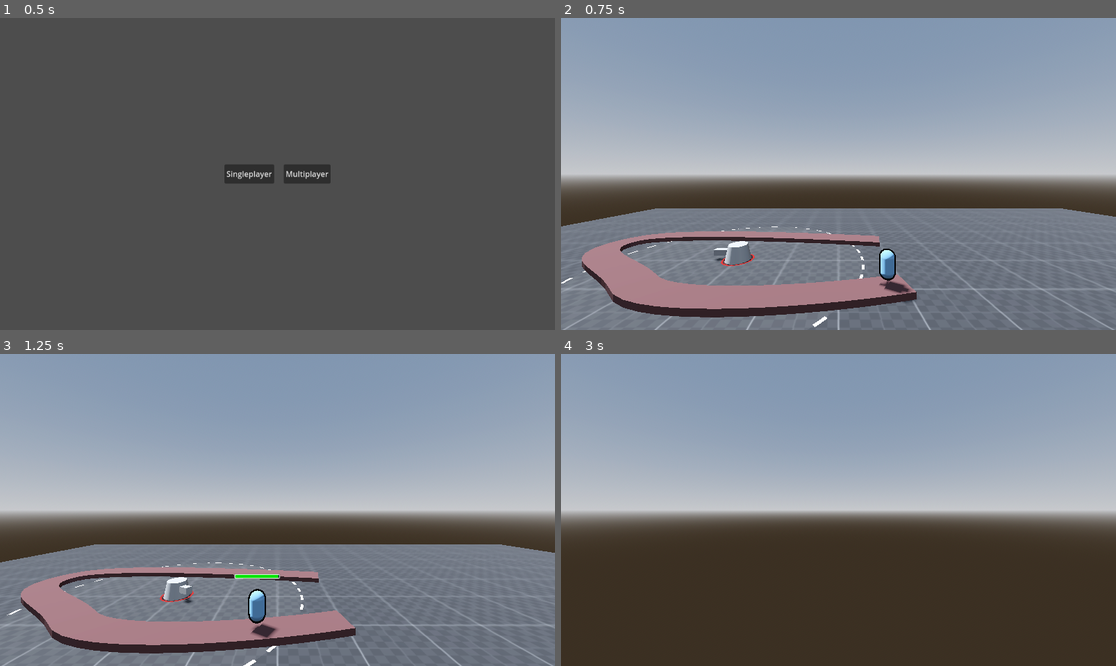
Above: before the commit, frames 1-4 (two rows, left to right).
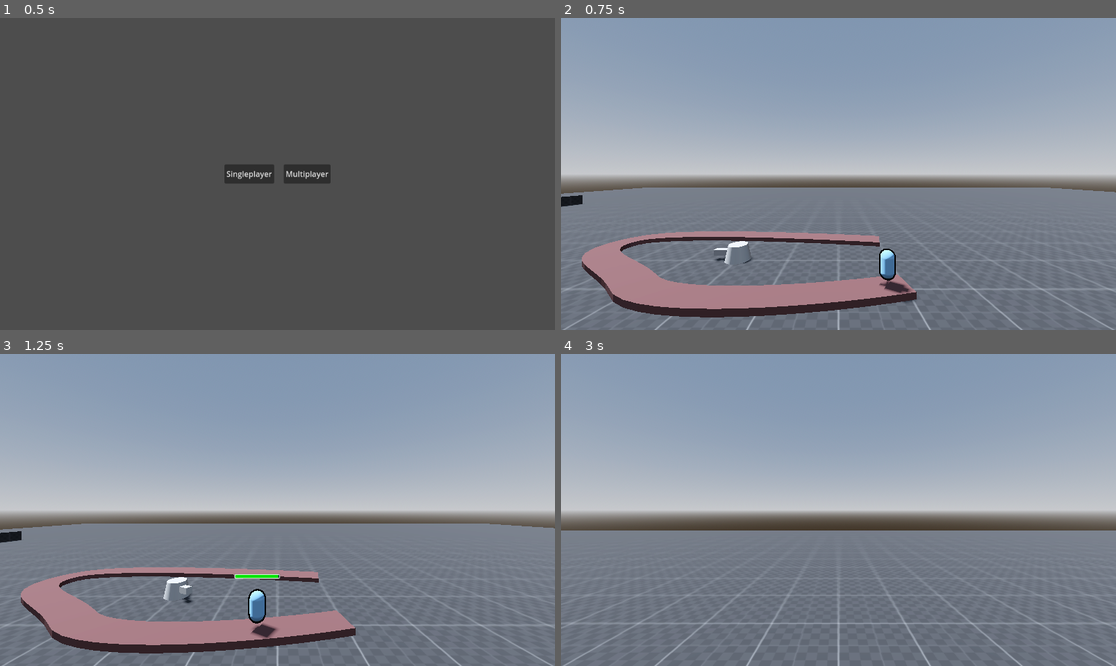
Above: after the commit, the same moments.

Repository: Acux-Dev/tdmonsters
Game: Godot game, scene res://Scenes/Menu/menu.tscn
The game is run twice, just before and just after one commit, with the same random seed, the same clock (stepped at 60 frames per second) and the same inputs. The project has no main scene, so this scene is started directly.
Inputs (mouse positions are in pixels of both pictures, inside the frame that each line leads up to):
- Up to frame 1 (0.5 s): no input
- Up to frame 2 (0.75 s): click "Singleplayer" at 0.5 s
- Up to frame 3 (1.25 s): no input
- Up to frame 4 (3 s): tap Enter (ui_accept) at 1.25, 1.52, 2.27 s; move the mouse to (866, 510) at 1.27 s; press the mouse at (866, 510) at 1.28 s; hold W (forward) from 1.28 s (still down); move the mouse to (810, 510) at 2.02 s; release the mouse at (810, 510) at 2.03 s; tap Ctrl (crouch) at 2.1 s; click (810, 510) at 2.17 s; move the mouse to (849, 503) at 2.77 s; hold Alt (free_look) from 2.78 s (still down); click (849, 503) at 2.92 s

Frame 1 is identical in both runs. In frame 2, 7.2% of the frame differs, in the area x 0-100%, y 54-100%; in frame 3, 7.2%; in frame 4, 43%, in the area x 0-100%, y 56-100%.

Commit message:
show range only when hover

Diff:
--- a/Scenes/Terrain/testTerrain.tscn
+++ b/Scenes/Terrain/testTerrain.tscn
@@ -42,7 +42,7 @@
 use_collision = true
 collision_layer = 3
 collision_mask = 3
-size = Vector3(20, 1, 20)
+size = Vector3(50, 1, 50)
 material = SubResource("StandardMaterial3D_hp7fv")
 
 [node name="CSGBox3D2" type="CSGBox3D" parent="stage"]
@@ -51,6 +51,14 @@
 collision_layer = 3
 collision_mask = 3
 size = Vector3(20, 1, 20)
+material = SubResource("StandardMaterial3D_hp7fv")
+
+[node name="CSGBox3D3" type="CSGBox3D" parent="stage"]
+transform = Transform3D(1, 0, 0, 0, 1, 0, 0, 0, 1, 9, 0, -18)
+use_collision = true
+collision_layer = 3
+collision_mask = 3
+size = Vector3(5, 1, 5)
 material = SubResource("StandardMaterial3D_hp7fv")
 
 [node name="env" type="Node3D" parent="."]
@@ -91,5 +99,8 @@
 [node name="simple_tower" parent="." instance=ExtResource("4_tempu")]
 transform = Transform3D(1, 0, 0, 0, 1, 0, 0, 0, 1, 4.05378, 0, -2.99872)
 
+[node name="simple_tower2" parent="." instance=ExtResource("4_tempu")]
+transform = Transform3D(1, 0, 0, 0, 1, 0, 0, 0, 1, 9.054, 0.5, -17.999)
+
 [connection signal="spawn_tower" from="Player" to="." method="_on_player_spawn_tower"]
 [connection signal="timeout" from="EnemySpawnTimer" to="." method="_on_enemy_spawn_timer_timeout"]
--- a/Scenes/Towers/SimpleTower/simple_tower.gd
+++ b/Scenes/Towers/SimpleTower/simple_tower.gd
@@ -53,3 +53,14 @@
 
 func _on_shooting_cooldown_timeout():
 	can_shoot = true
+
+
+func _on_tower_area_mouse_entered():
+	# makes visible the ranges of area of collision and range
+	$TowerArea/TowerRangeCircle.visible = true
+	$TowerRange/TowerRangeCircle.visible = true
+
+func _on_tower_area_mouse_exited():
+	# makes invisible the ranges of area of collision and range
+	$TowerArea/TowerRangeCircle.visible = false
+	$TowerRange/TowerRangeCircle.visible = false
--- a/Scenes/Towers/SimpleTower/simple_tower.tscn
+++ b/Scenes/Towers/SimpleTower/simple_tower.tscn
@@ -12,12 +12,8 @@
 [sub_resource type="BoxMesh" id="BoxMesh_j4q3w"]
 size = Vector3(0.2, 0.2, 0.5)
 
-[sub_resource type="CylinderShape3D" id="CylinderShape3D_f3wea"]
+[sub_resource type="CylinderShape3D" id="CylinderShape3D_3b7yq"]
 height = 0.3
-radius = 0.3
-
-[sub_resource type="CylinderShape3D" id="CylinderShape3D_3b7yq"]
-height = 0.1
 radius = 0.3
 
 [sub_resource type="StandardMaterial3D" id="StandardMaterial3D_5ute4"]
@@ -94,33 +90,31 @@
 [node name="AimingPoint" type="Marker3D" parent="Tower/TowerBody/RotationPoint/temp_front_look"]
 transform = Transform3D(1, 0, 0, 0, 1, 0, 0, 0, 1, 0, 0, -0.25)
 
-[node name="TowerCollision" type="CollisionShape3D" parent="."]
-transform = Transform3D(1, 0, 0, 0, 1, 0, 0, 0, 1, 0, 0.15, 0)
-shape = SubResource("CylinderShape3D_f3wea")
-
-[node name="RayCast3D" type="RayCast3D" parent="TowerCollision"]
-transform = Transform3D(1, 0, 0, 0, 1, 0, 0, 0, 1, -0.3, -0.15, 0)
-target_position = Vector3(0, -0.05, 0)
-
-[node name="RayCast3D2" type="RayCast3D" parent="TowerCollision"]
-transform = Transform3D(1, 0, 0, 0, 1, 0, 0, 0, 1, 0.3, -0.15, 0)
-target_position = Vector3(0, -0.05, 0)
-
-[node name="RayCast3D3" type="RayCast3D" parent="TowerCollision"]
-transform = Transform3D(1, 0, 0, 0, 1, 0, 0, 0, 1, 0, -0.15, 0.3)
-target_position = Vector3(0, -0.05, 0)
-
-[node name="RayCast3D4" type="RayCast3D" parent="TowerCollision"]
-transform = Transform3D(1, 0, 0, 0, 1, 0, 0, 0, 1, 0, -0.15, -0.3)
-target_position = Vector3(0, -0.05, 0)
-
 [node name="TowerArea" type="Area3D" parent="."]
 
 [node name="TowerAreaCollision" type="CollisionShape3D" parent="TowerArea"]
+transform = Transform3D(1, 0, 0, 0, 1, 0, 0, 0, 1, 0, 0.15, 0)
 shape = SubResource("CylinderShape3D_3b7yq")
+
+[node name="RayCast3D" type="RayCast3D" parent="TowerArea/TowerAreaCollision"]
+transform = Transform3D(1, 0, 0, 0, 1, 0, 0, 0, 1, -0.3, -0.134721, 0)
+target_position = Vector3(0, -0.05, 0)
+
+[node name="RayCast3D2" type="RayCast3D" parent="TowerArea/TowerAreaCollision"]
+transform = Transform3D(1, 0, 0, 0, 1, 0, 0, 0, 1, 0.3, -0.134721, 0)
+target_position = Vector3(0, -0.05, 0)
+
+[node name="RayCast3D3" type="RayCast3D" parent="TowerArea/TowerAreaCollision"]
+transform = Transform3D(1, 0, 0, 0, 1, 0, 0, 0, 1, 0, -0.134721, 0.3)
+target_position = Vector3(0, -0.05, 0)
+
+[node name="RayCast3D4" type="RayCast3D" parent="TowerArea/TowerAreaCollision"]
+transform = Transform3D(1, 0, 0, 0, 1, 0, 0, 0, 1, 0, -0.134721, -0.3)
+target_position = Vector3(0, -0.05, 0)
 
 [node name="TowerRangeCircle" type="MeshInstance3D" parent="TowerArea"]
 transform = Transform3D(1, 0, 0, 0, 1, 0, 0, 0, 1, 0, 0.002, 0)
+visible = false
 mesh = SubResource("QuadMesh_5ute4")
 skeleton = NodePath("../..")
 surface_material_override/0 = SubResource("ShaderMaterial_17og5")
@@ -132,6 +126,7 @@
 
 [node name="TowerRangeCircle" type="MeshInstance3D" parent="TowerRange"]
 transform = Transform3D(1, 0, 0, 0, 1, 0, 0, 0, 1, 0, 0.001, 0)
+visible = false
 mesh = SubResource("QuadMesh_17og5")
 skeleton = NodePath("../..")
 surface_material_override/0 = SubResource("ShaderMaterial_5ute4")
@@ -141,6 +136,8 @@
 [node name="ShootingCooldown" type="Timer" parent="."]
 wait_time = 0.1
 
+[connection signal="mouse_entered" from="TowerArea" to="." method="_on_tower_area_mouse_entered"]
+[connection signal="mouse_exited" from="TowerArea" to="." method="_on_tower_area_mouse_exited"]
 [connection signal="body_entered" from="TowerRange" to="." method="_on_tower_range_body_entered"]
 [connection signal="body_exited" from="TowerRange" to="." method="_on_tower_range_body_exited"]
 [connection signal="timeout" from="ShootingCooldown" to="." method="_on_shooting_cooldown_timeout"]
Not shown: 1 places in Scenes/Towers/SimpleTower/simple_tower.tscn that only renumber resources
